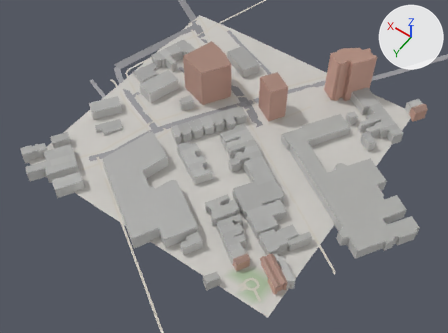
An edit to the glTF model game/world/tile_-6_-4.glb, drawn before and after from the same camera.
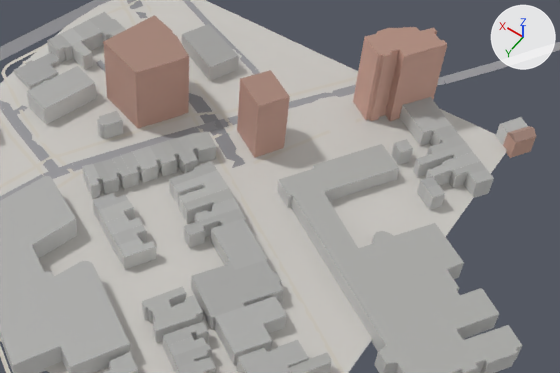
The first picture shows the older version from a 50 mm lens placed at (-1624.0, 1203.0, 467.0), pointed at (-1428.0, 929.0, 36.0). The close-ups show the older and then the newer version on the part from 28% to 98% of the width and 10% to 73% of the height of that picture. Only the edits that show in the close-ups are written down. Lighting does not change. The marker at upper right points along +X, +Y and +Z. Where no turn or scale is listed for an object, it has been applied to the vertices.

In view in the first close-up: 'buildings', 'roads', 'terrain'.
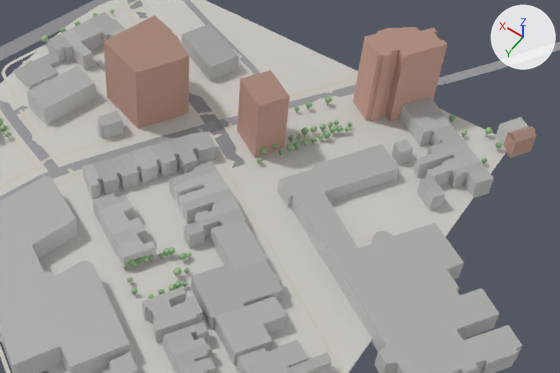
Location of each change, [x1, y1, x2, y2] in pixels of the close-ups (560 x 373 px):
'props', added
    after: [0, 9, 503, 298]

Patch to the scene script:
```diff
--- a/game/world/tile_-6_-4.glb.py
+++ b/game/world/tile_-6_-4.glb.py
@@ me_props @@
+me_props.from_pydata(...)  # 2288 vertices, 3808 faces; spans x -1535.0..-1278.0, y 770.0..1021.0, z 30.0..39.0
+me_props.materials.append(mat_defaultmaterial_002)
@@ ob_props @@
+ob_props = bpy.data.objects.new('props', me_props)
+ob_props.location = (0.0, 0.0, 0.0)
```
